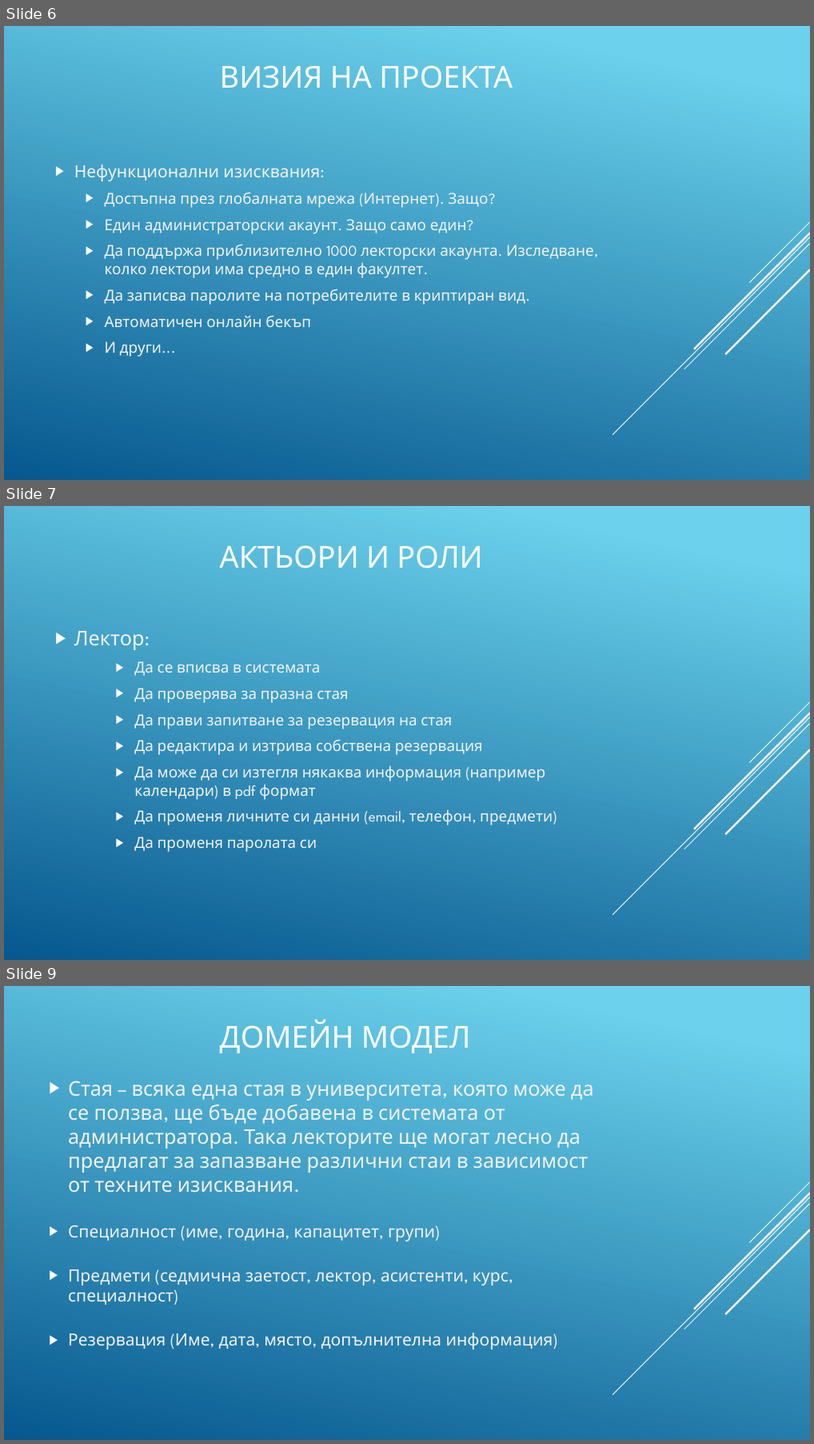
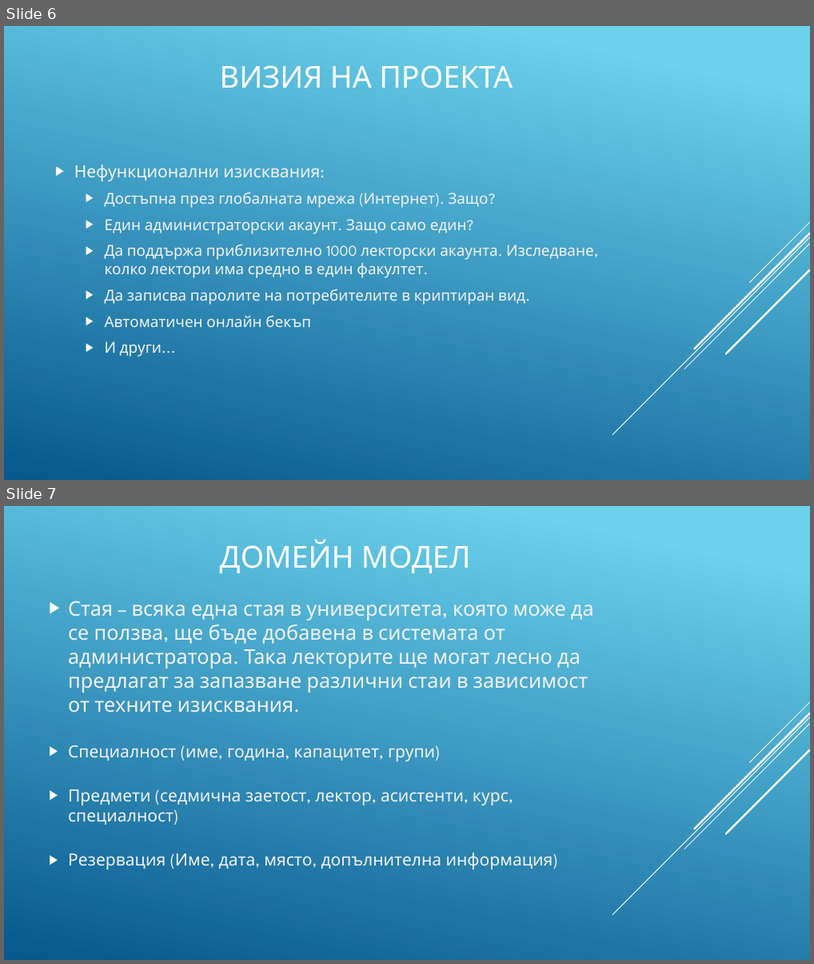
Before and after one commit to AlexanderTankov/APIS, a slide deck: APIS_2.1.pptx. Shown one above the other, each under a label of ours: slides 6, 7 and 9 before the commit, slides 6 and 7 after it; the slides between them are not shown. The pictures are 814x1444 and 814x964 pixels, drawn with LibreOffice and Linux fonts; fonts in the diff are those of the drawing. Boxes give left, top, right and bottom in pixels: in the first picture for what was removed or moved away, otherwise in the second. Text is boxed around its words. In the diff, an @@ line names an element or a change of style, - is before the commit and + after.

```diff
--- a/APIS_2.1.pptx
+++ b/APIS_2.1.pptx
@@ slide 7 removed at (4,506,810,960), background gradient #6ED2EB to #06588E; not listed: 5 template elements that a slide beside it also shows @@
@@ text removed at (220,545,482,568) @@
-АКТЬОРИ И РОЛИ
@@ text removed at (74,631,553,852) @@
-▶ Лектор:
-    ▶ Да се вписва в системата
-    ▶ Да проверява за празна стая
-    ▶ Да прави запитване за резервация на стая
-    ▶ Да редактира и изтрива собствена резервация
-    ▶ Да може да си изтегля някаква информация (например календари) в pdf формат
-    ▶ Да променя личните си данни (email, телефон, предмети)
-    ▶ Да променя паролата си
@@ what was slide 9 is now slide 7 @@
```
Also in this commit, not shown: 2 slides changed, 1 other slide removed, 1 other file.
